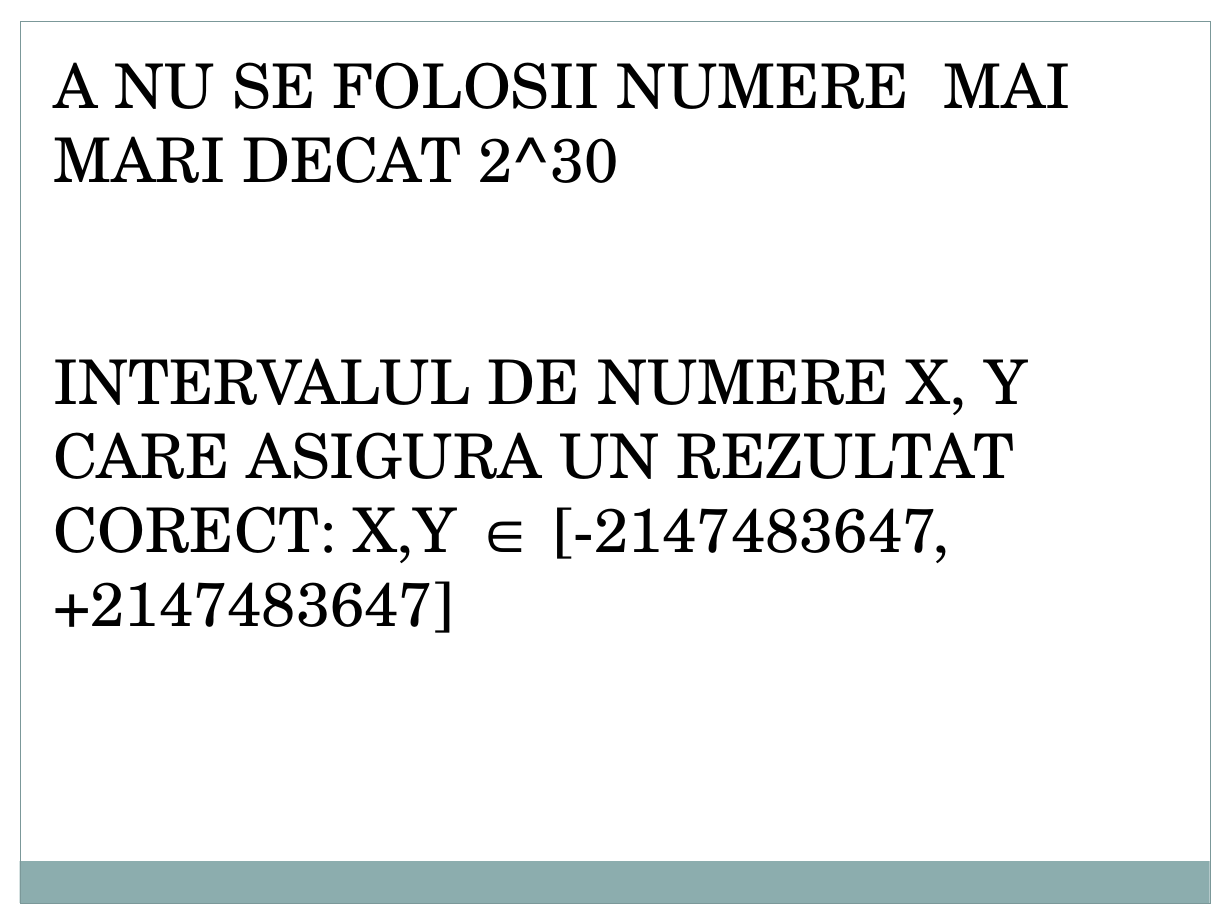
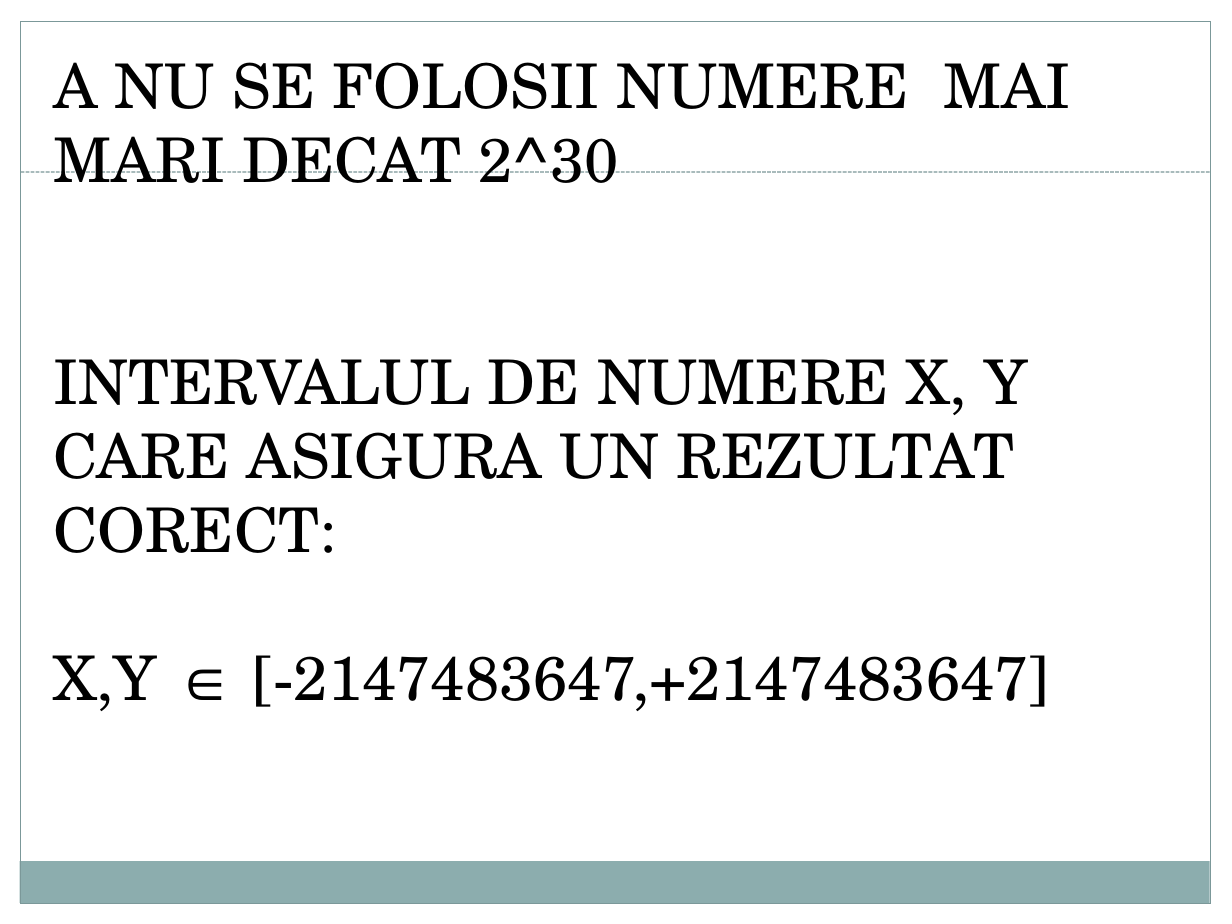
Before and after one commit to AndreiMuciu/Proiect-CN, a slide deck: slide 8 of Docs/Prezentare.pptx. Drawn at 1232x924 pixels with LibreOffice and Linux fonts; fonts in the diff are those of the drawing. Boxes give left, top, right and bottom in pixels: in the first picture for what was removed or moved away, otherwise in the second. Text is boxed around its words. In the diff, an @@ line names an element or a change of style, - is before the commit and + after.

```diff
--- a/Docs/Prezentare.pptx
+++ b/Docs/Prezentare.pptx
@@ line added from (21, 172) to (1211, 172), #7C999A 0.75 pt dashed @@
@@ text at [53,358,1050,711]: text changed @@
-INTERVALUL DE NUMERE X, Y CARE ASIGURA UN REZULTAT CORECT: X,Y ∈ [-2147483647, +2147483647]
+INTERVALUL DE NUMERE X, Y CARE ASIGURA UN REZULTAT CORECT:
+X,Y ∈ [-2147483647,+2147483647]
```
Also in this commit, not shown: 8 other slides changed.
